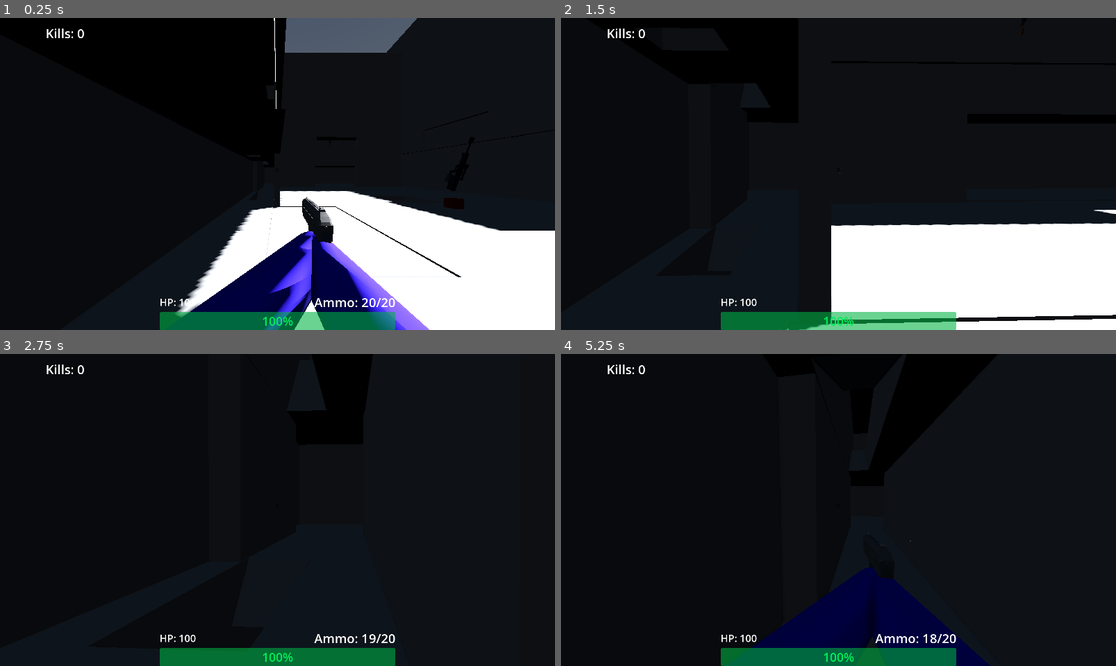
Above: before the commit, frames 1-4 (two rows, left to right).
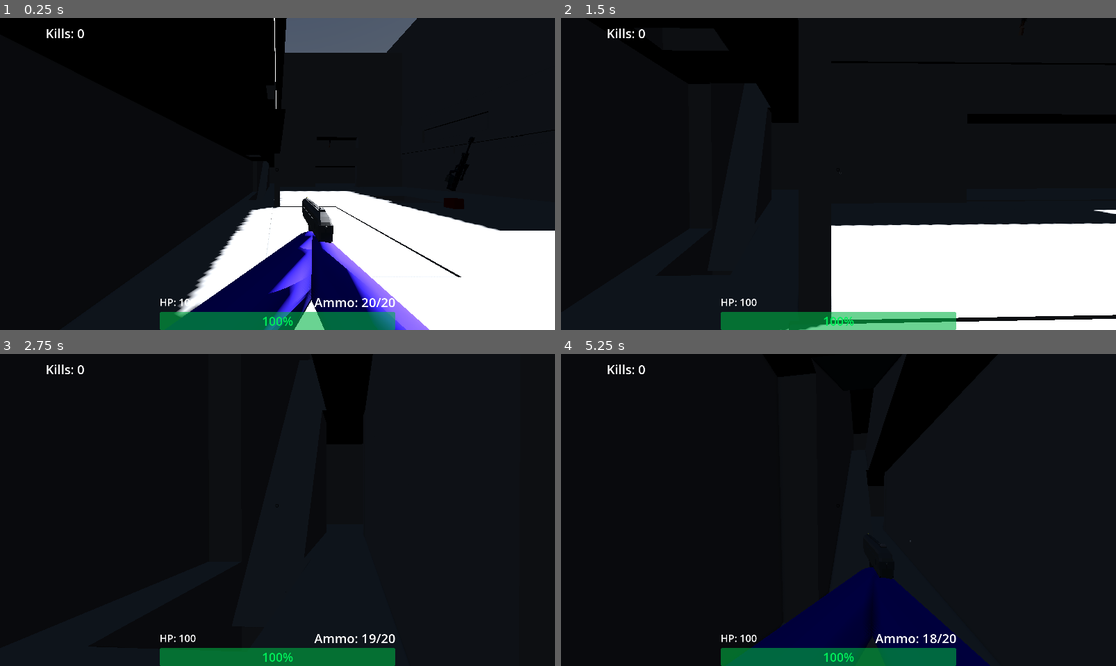
Above: after the commit, the same moments.

Repository: SaebyulH/multiplayer-game
Game: Godot game, scene res://game.tscn
Two runs of this game, one before a commit and one after it. Both use one fixed random seed, a clock stepped at 60 frames per second and the inputs below. This scene is started directly instead of the project's main scene. A sky picture missing from this copy of the repository is replaced by a grey-blue gradient.
Inputs (mouse positions are in pixels of both pictures, inside the frame that each line leads up to):
- Up to frame 1 (0.25 s): no input
- Up to frame 2 (1.5 s): move the mouse to (832, 180) at 0.52 s; hold Right mouse button (ads) 0.53-1.28 s; hold W (forward) from 0.53 s (still down); tap Space (jump) at 0.77 s; move the mouse to (877, 177) at 1.27 s; click (877, 177) at 1.35 s
- Up to frame 3 (2.75 s): keep holding W (forward); tap Space (jump) at 1.52 s; move the mouse to (233, 506) at 2.02 s; hold Mouse wheel down (weapon_next) from 2.03 s (still down)
- Up to frame 4 (5.25 s): move the mouse to (844, 510) at 2.77 s; release W (forward) at 2.78 s; release Mouse wheel down (weapon_next) at 2.78 s; hold A (left) 2.78-3.53 s; tap Mouse wheel up (weapon_prev) at 2.85 s; tap Space (jump) at 3.02, 3.77, 4.52 s; move the mouse to (816, 503) at 3.52 s; hold Right mouse button (ads) 3.53-4.28 s; hold W (forward) from 3.53 s (still down); move the mouse to (866, 510) at 4.27 s; click (866, 510) at 4.35 s; move the mouse to (810, 510) at 5.02 s; hold Mouse wheel down (weapon_next) from 5.03 s (still down)

The runs differ from the first frame. In frame 1, less than 0.1% of the frame differs, in the area x 47-49%, y 46-48%; in frame 2, 0.2%; in frame 3, 0.5%, in the area x 51-59%, y 18-30%; in frame 4, 0.2%.

Commit message:
Update game.tscn

Diff:
--- a/game.tscn
+++ b/game.tscn
@@ -166,6 +166,10 @@
 transform = Transform3D(1, 0, 0, 0, 1, 0, 0, 0, 1, 25.42433, 2.308857, -1.2267485)
 size = Vector3(3.2939165, 15, 16.785566)
 
+[node name="CSGBox3D17" type="CSGBox3D" parent="CSGCombiner3D" unique_id=407700774]
+transform = Transform3D(1, 0, 0, 0, 1, 0, 0, 0, 1, -16.041103, 2.308857, -1.2267485)
+size = Vector3(3.2939165, 15, 16.785566)
+
 [node name="CSGBox3D15" type="CSGBox3D" parent="CSGCombiner3D" unique_id=100022916]
 transform = Transform3D(0.99999464, -0.0011908966, 0.0030498472, 0.0025580318, 0.8655921, -0.5007433, -0.0020435934, 0.50074846, 0.8655905, -15.146213, 6.4823465, 1.8605126)
 operation = 2
